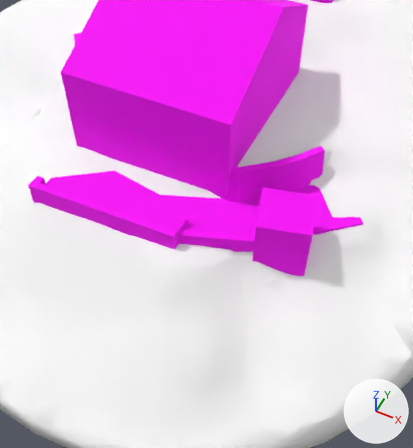
The glTF model projets/concours/oberaletsch/base.glb, before and after one commit.
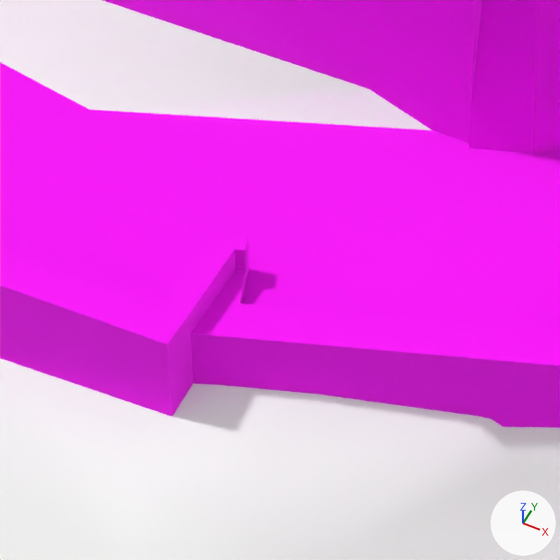
Each version is shown from a 50 mm camera at (20.45, -32.95, 22.02) aimed at (10.81, -13.68, -2.08), then close up on the part from 35% to 59% of the width and 39% to 61% of the height. Arrows for +X, +Y and +Z are at lower right; the lights stay in place. The first two pictures are the older version. Where no turn or scale is listed for an object, it has been applied to the vertices.

The first close-up shows 'Geometry210', 'Geometry211', 'Geometry213', 'Geometry214', 'Geometry234', 'Geometry236', 'Geometry238', 'Geometry239', 'Geometry243' and 1 more.
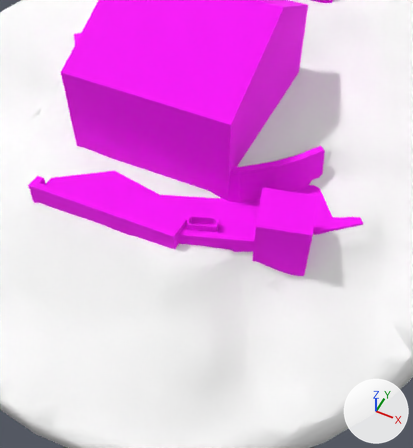
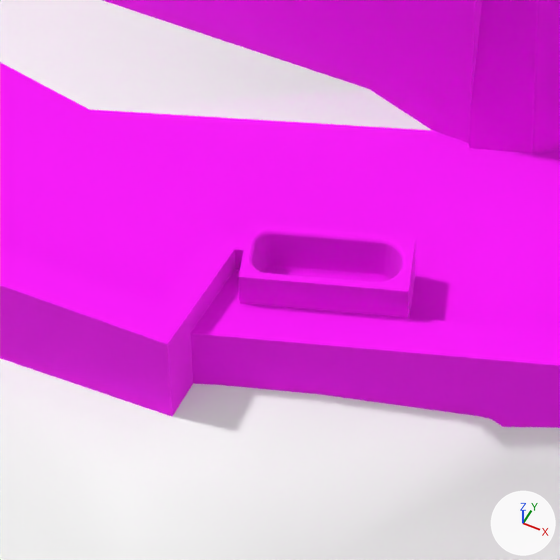
Commit message: Oberaletsch : ajoute la baignoire extérieure au modèle existant

The change, as a diff of the scene's bpy script:
```diff
--- a/projets/concours/oberaletsch/base.glb.py
+++ b/projets/concours/oberaletsch/base.glb.py
@@ me_baignoire @@
+me_baignoire.from_pydata(...)  # 655 vertices, 1331 faces; spans x 9.71..11.56, y -14.44..-13.15, z -2.4..-1.8
+me_baignoire.materials.append(mat_material4)  # pink #ff00ff
@@ ob_baignoire @@
+ob_baignoire = bpy.data.objects.new('baignoire', me_baignoire)
+ob_baignoire.location = (0.0, 0.0, 0.0)
```

Boxes (x1, y1, x2, y2) around the edits, measured in the close-ups (560 x 560 px):
'baignoire', added (pink): after (239, 222, 416, 318)
